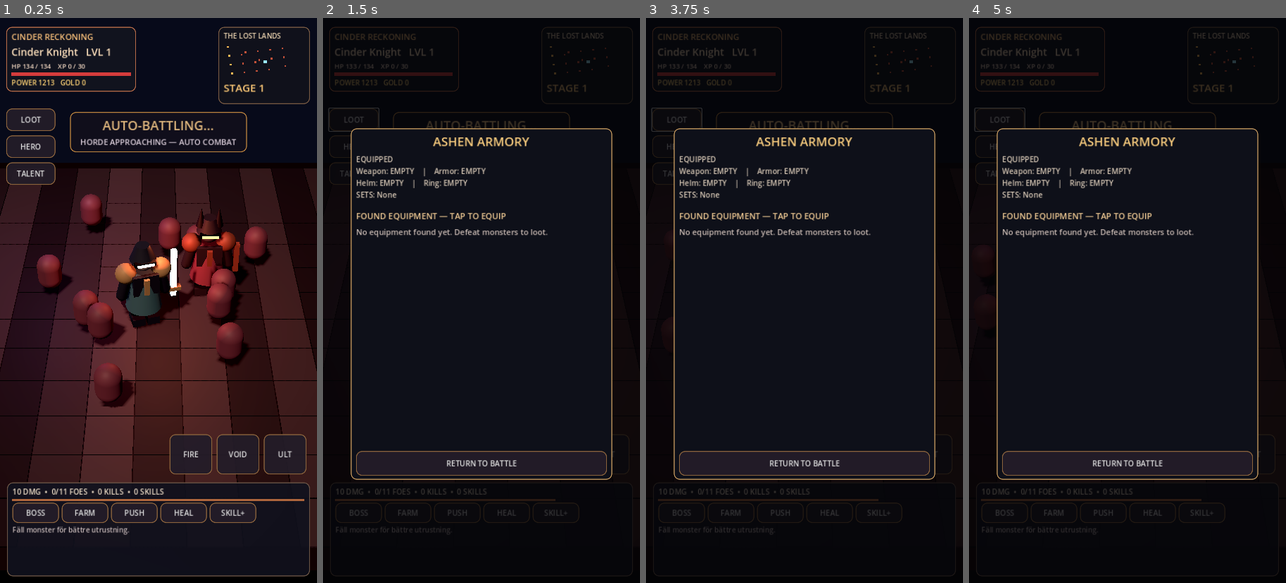
Above: before the commit, frames 1-4 (left to right).
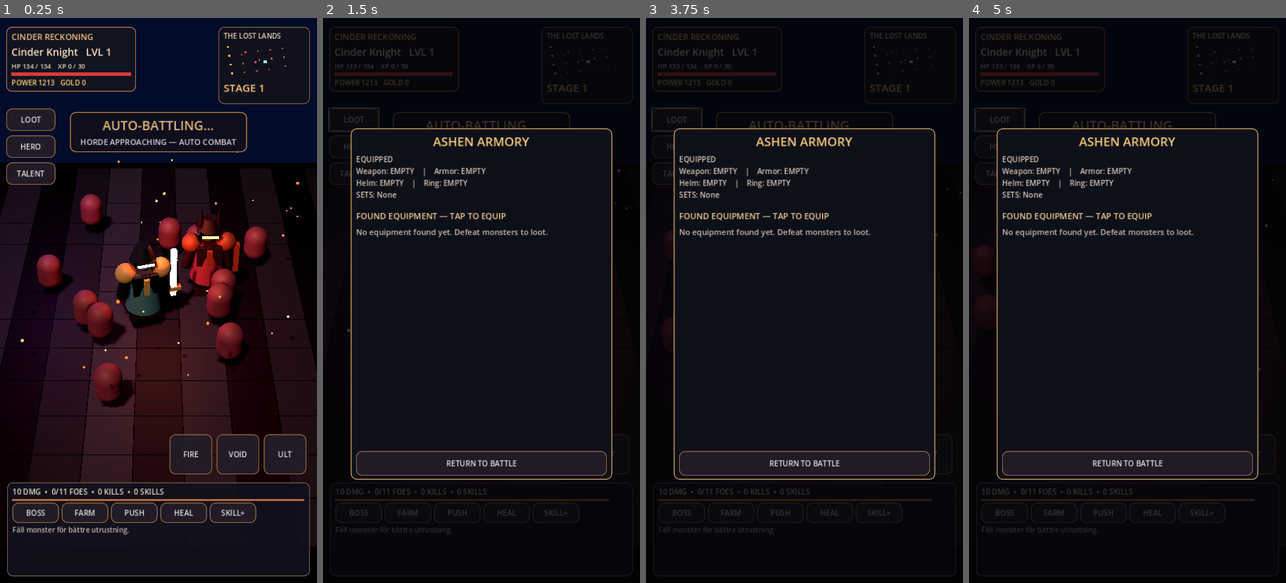
Above: after the commit, the same moments.

Repository: bananofil-wq/AshenIdle
Game: Godot game, scene res://scenes/main.tscn
Two runs of this game, one before a commit and one after it. Both use one fixed random seed, a clock stepped at 60 frames per second and the inputs below.
Inputs:
- Up to frame 1 (0.25 s): no input
- Up to frame 2 (1.5 s): click "LOOT" at 0.5 s; click "HERO" at 1.25 s
- Up to frame 3 (3.75 s): click "TALENT" at 2 s; click "BOSS" at 2.75 s; click "FARM" at 3.5 s
- Up to frame 4 (5 s): click "PUSH" at 4.25 s

The runs differ from the first frame. In frame 1, 23% of the frame differs, in the area x 0-100%, y 23-94%; in frame 2, less than 0.1%; in frame 3, less than 0.1%; in frame 4, less than 0.1%.

Commit message:
Art direction pass: slate dungeon, cinematic warm/cool lighting and atmospheric drifting embers

Diff:
--- a/scripts/main.gd
+++ b/scripts/main.gd
@@ -76,6 +76,7 @@
 var legendary_item_display: Node3D
 var legendary_item_viewport: SubViewport
 var cached_model_scenes: Dictionary = {}
+var ember_motes: Array = []
 
 
 func _ready() -> void:
@@ -149,14 +150,14 @@
     var world := WorldEnvironment.new()
     var environment := Environment.new()
     environment.background_mode = Environment.BG_COLOR
-    environment.background_color = Color("07080d")
+    environment.background_color = Color("070a12")
     environment.adjustment_enabled = true
-    environment.adjustment_brightness = 0.78
-    environment.adjustment_contrast = 1.13
-    environment.adjustment_saturation = 0.80
+    environment.adjustment_brightness = 0.83
+    environment.adjustment_contrast = 1.22
+    environment.adjustment_saturation = 0.85
     environment.ambient_light_source = Environment.AMBIENT_SOURCE_COLOR
-    environment.ambient_light_color = Color("746475")
-    environment.ambient_light_energy = 0.43
+    environment.ambient_light_color = Color("677186")
+    environment.ambient_light_energy = 0.42
     environment.glow_enabled = true
     environment.glow_intensity = 0.34
     world.environment = environment
@@ -171,31 +172,32 @@
     var sun := DirectionalLight3D.new()
     add_child(sun)
     sun.rotation_degrees = Vector3(-58, -31, 0)
-    sun.light_color = Color("e9bd9d")
-    sun.light_energy = 0.95
+    sun.light_color = Color("f5b990")
+    sun.light_energy = 0.9
     sun.shadow_enabled = true
     var ember := OmniLight3D.new()
     add_child(ember)
     ember.position = Vector3(0.0, 2.8, 0.5)
     ember.light_color = Color("ff6332")
-    ember.light_energy = 1.55
+    ember.light_energy = 1.25
     ember.omni_range = 13.0
     var arcane := OmniLight3D.new()
     add_child(arcane)
     arcane.position = Vector3(-3.6, 4.0, -2.0)
     arcane.light_color = Color("965eff")
-    arcane.light_energy = 0.60
+    arcane.light_energy = 0.82
     arcane.omni_range = 12
 
-    _box(self, Vector3(17, 0.6, 18), Vector3(0, -0.35, 0), Color("251c25"))
+    _box(self, Vector3(17, 0.6, 18), Vector3(0, -0.35, 0), Color("171b27"))
     for x in range(-6, 7):
         for z in range(-6, 7):
             var v := float((x * 3 + z * 7 + 100) % 7) / 36.0
-            var stone := Color(0.17 + v, 0.14 + v * 0.7, 0.17 + v * 0.7)
+            var stone := Color(0.112 + v * 0.64, 0.126 + v * 0.62, 0.168 + v * 0.72)
             var t := BoxMesh.new()
             t.size = Vector3(1.27, 0.08 + v * 0.1, 1.27)
             _mesh(self, t, Vector3(float(x) * 1.3, -0.04, float(z) * 1.3), _mat(stone))
     _place_dungeon_detail()
+    _scatter_embers()
     hero = _make_animated_character(["Knight", "Rogue", "Mage", "Barbarian"][hero_class], Vector3(-0.45, 0, 0.65), false)
     foe = _make_animated_character("Skeleton_Warrior", Vector3(1.55, 0, -0.8), true)
     _spawn_horde()
@@ -535,6 +537,7 @@
         foe_body.scale = Vector3.ONE * (1.0 + attack_flash * 0.13)
     attack_flash = maxf(0.0, attack_flash - delta * 4.0)
     _update_chaos(delta)
+    _update_ember_motes()
     minimap_refresh_timer += delta
     if tick > 0.36 and popup_shade.visible:
         tick = 0.36
@@ -1018,7 +1021,7 @@
 
 func _impact(pos: Vector3, color: Color) -> void:
     var ball := SphereMesh.new()
-    ball.radius = 0.23
+    ball.radius = 0.12
     var node := _mesh(self, ball, pos, _bright(color))
     spell_fx.append({"node": node, "time": 0.40, "total": 0.40, "type": "hit"})
     if spell_fx.size() > 45:
@@ -1201,6 +1204,26 @@
     model.rotation.y = yaw
     model.scale = Vector3.ONE * factor
 
+func _scatter_embers() -> void:
+    # Tiny drifting emissive ash sparks provide depth without a heavy particle shader.
+    for i in range(44):
+        var mesh := SphereMesh.new()
+        mesh.radius = rng.randf_range(0.025, 0.054)
+        mesh.height = mesh.radius * 2.0
+        mesh.radial_segments = 8
+        mesh.rings = 4
+        var spark := _mesh(self, mesh, Vector3(rng.randf_range(-5.8, 5.8), 0.2, rng.randf_range(-5.8, 5.8)), _bright(Color("f47c3d") if i % 3 else Color("ffca78")))
+        var phase := rng.randf_range(0.0, TAU)
+        ember_motes.append({"node": spark, "x": spark.position.x, "z": spark.position.z, "phase": phase, "rate": rng.randf_range(0.22, 0.53)})
+
+func _update_ember_motes() -> void:
+    for mote in ember_motes:
+        var spark: MeshInstance3D = mote["node"]
+        if not is_instance_valid(spark):
+            continue
+        var t: float = chaos_time * float(mote["rate"]) + float(mote["phase"])
+        spark.position = Vector3(float(mote["x"]) + sin(t * 1.4) * 0.28, 0.15 + fposmod(t, 3.2), float(mote["z"]) + cos(t * 1.1) * 0.24)
+
 func _place_dungeon_detail() -> void:
     # Geometry and materials supplied by the CC0 KayKit Dungeon Remastered pack.
     # Existing stone slabs remain beneath these imported floor meshes as a safe fallback.
